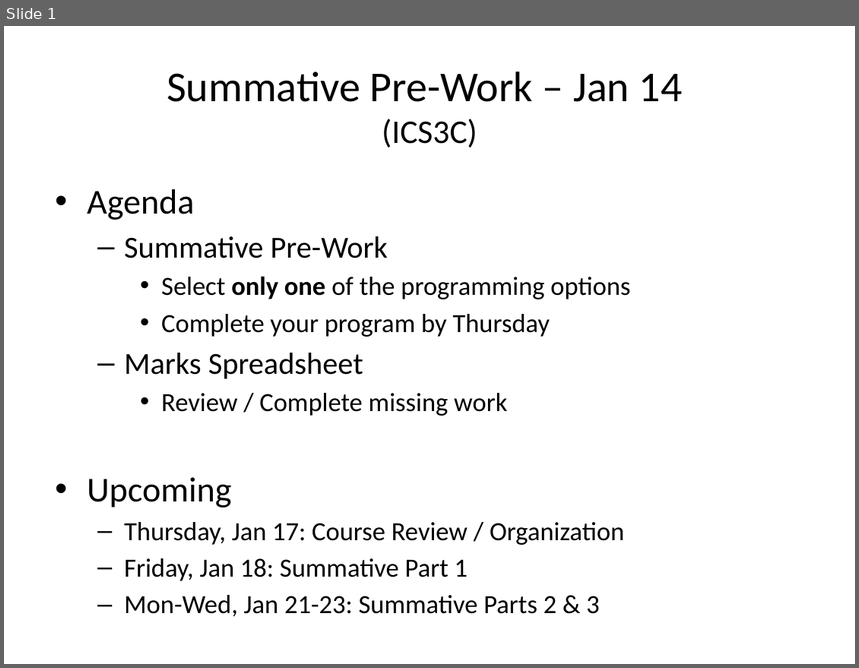
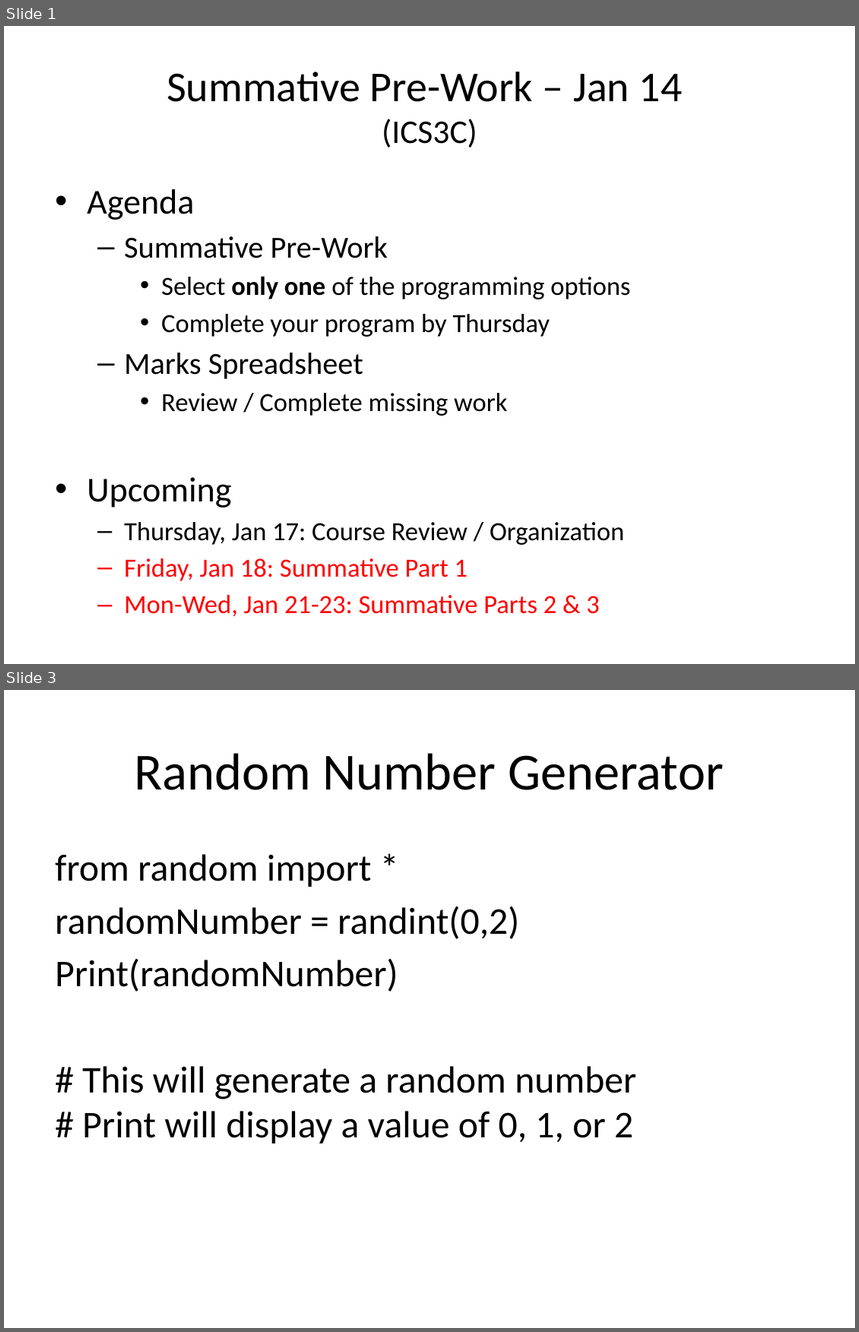
Before and after one commit to Greg5519/Old3C, a slide deck: Daily Agendas/Day18.1_SummativePreWork.pptx. Shown one above the other, each under a label of ours: slide 1 before the commit, slides 1 and 3 after it; the slides between them are not shown. The pictures are 859x668 and 859x1332 pixels, drawn with LibreOffice and Linux fonts; fonts in the diff are those of the drawing. Boxes give left, top, right and bottom in pixels: in the first picture for what was removed or moved away, otherwise in the second. Text is boxed around its words. In the diff, an @@ line names an element or a change of style, - is before the commit and + after.

```diff
--- a/Daily Agendas/Day18.1_SummativePreWork.pptx
+++ b/Daily Agendas/Day18.1_SummativePreWork.pptx
@@ slide 3 added at [4,690,855,1328], background #FFFFFF @@
@@ title added at [134,753,724,790], 44 pt, text #000000 @@
+Random Number Generator
@@ text added at [55,854,636,1144], 32 pt, text #000000 @@
+from random import *
+randomNumber = randint(0,2)
+Print(randomNumber)
+# This will generate a random number
+# Print will display a value of 0, 1, or 2
@@ slide 1 changed as well @@
@@ text at [124,559,599,617]: text colour #000000 to #FF0000 in "Friday, Jan 18: Summative Part 1", "Mon-Wed, Jan 21-23: Summative Parts 2 & ..." @@
```
Also in this commit, not shown: 1 other slide changed, 4 slides removed, 1 other file.
